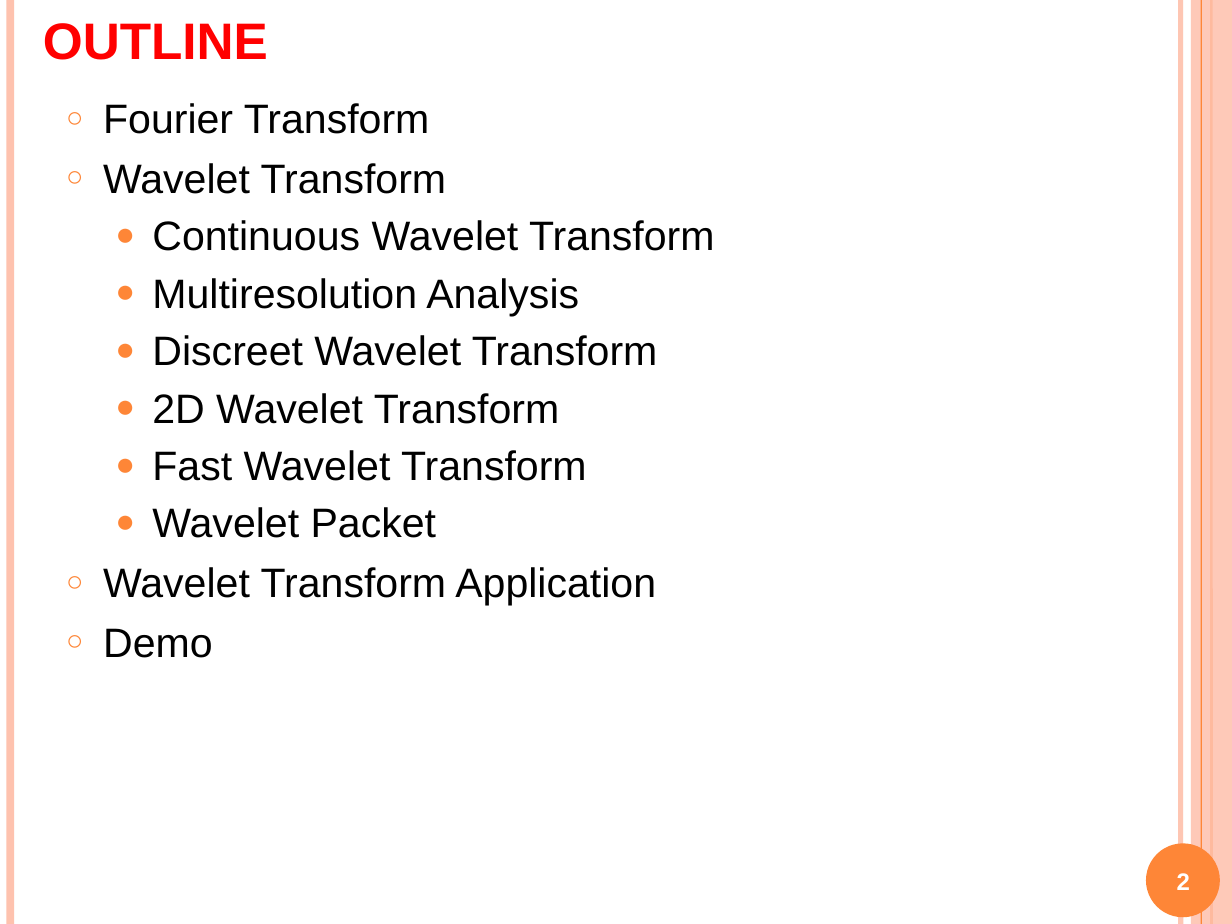
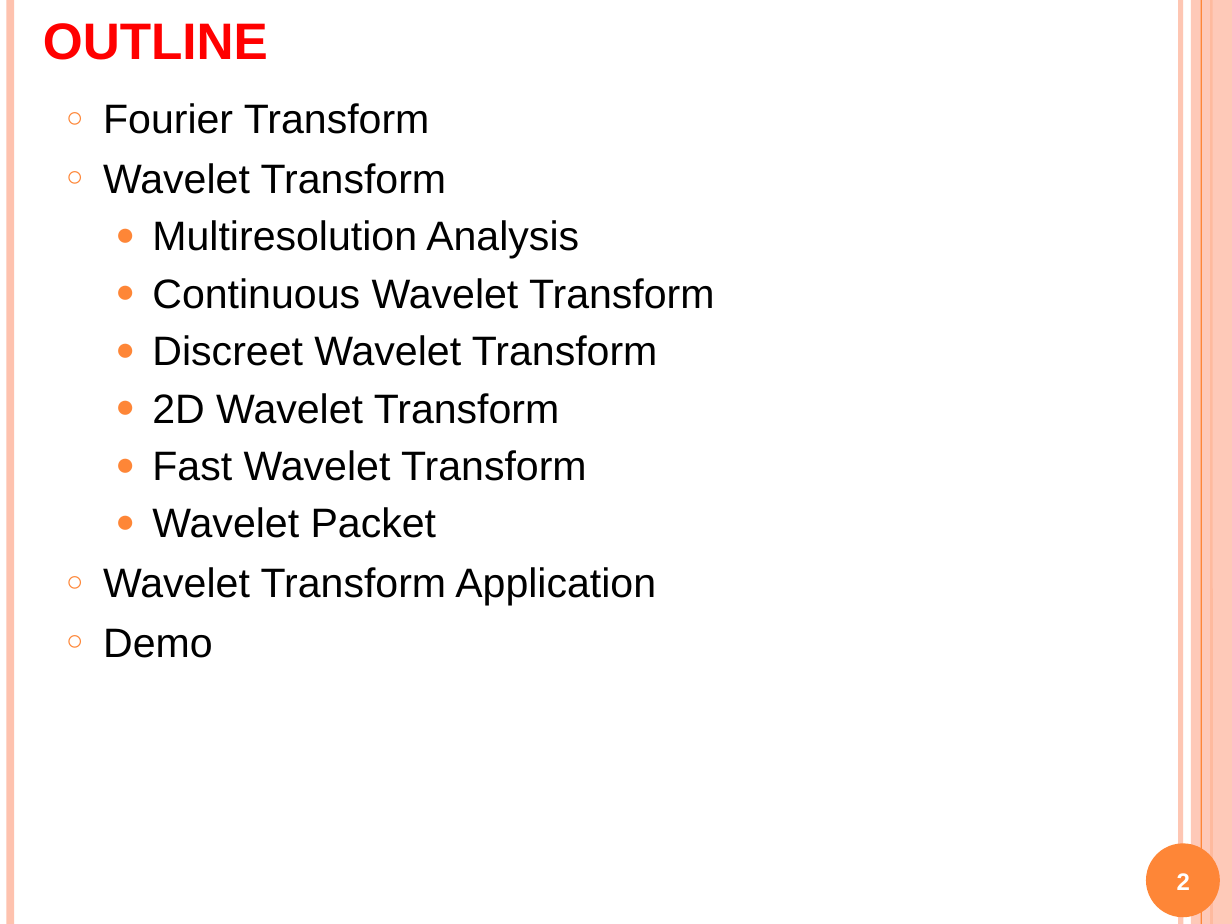
Before and after one commit to Alex7Huynh/dip-g9, a slide deck: slide 2 of 6. PPT/Wavelet transform.pptx. Drawn at 1232x924 pixels with LibreOffice and Linux fonts; fonts in the diff are those of the drawing. Boxes give left, top, right and bottom in pixels: in the first picture for what was removed or moved away, otherwise in the second. Text is boxed around its words. In the diff, an @@ line names an element or a change of style, - is before the commit and + after.

```diff
--- a/6. PPT/Wavelet transform.pptx
+++ b/6. PPT/Wavelet transform.pptx
@@ text at bbox=[152, 220, 579, 258]: paragraph added @@
+  ● Multiresolution Analysis
@@ text at bbox=[152, 278, 579, 316]: paragraph removed @@
-  ● Multiresolution Analysis
```
Also in this commit, not shown: 21 other slides changed, 27 slides added, 4 slides removed.
